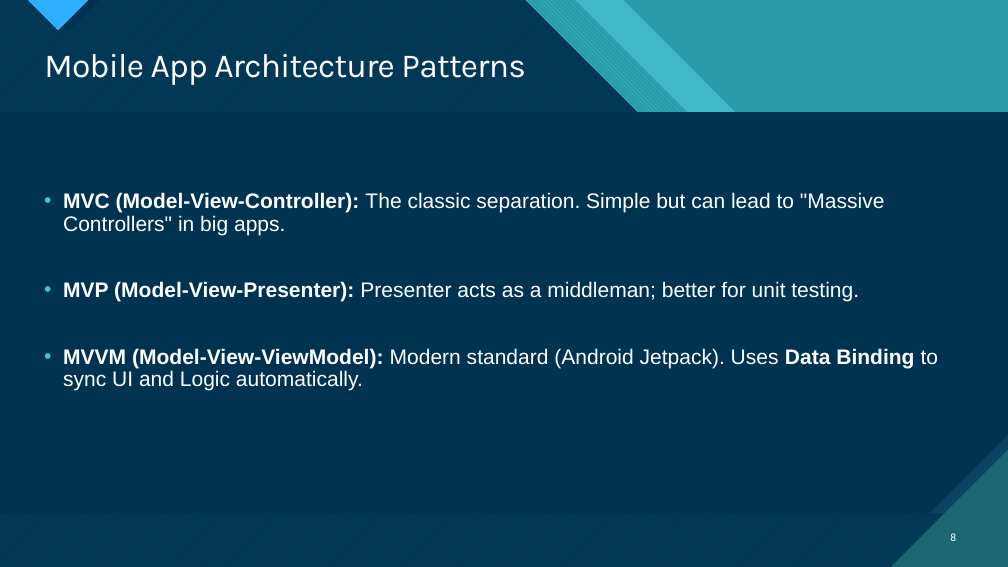
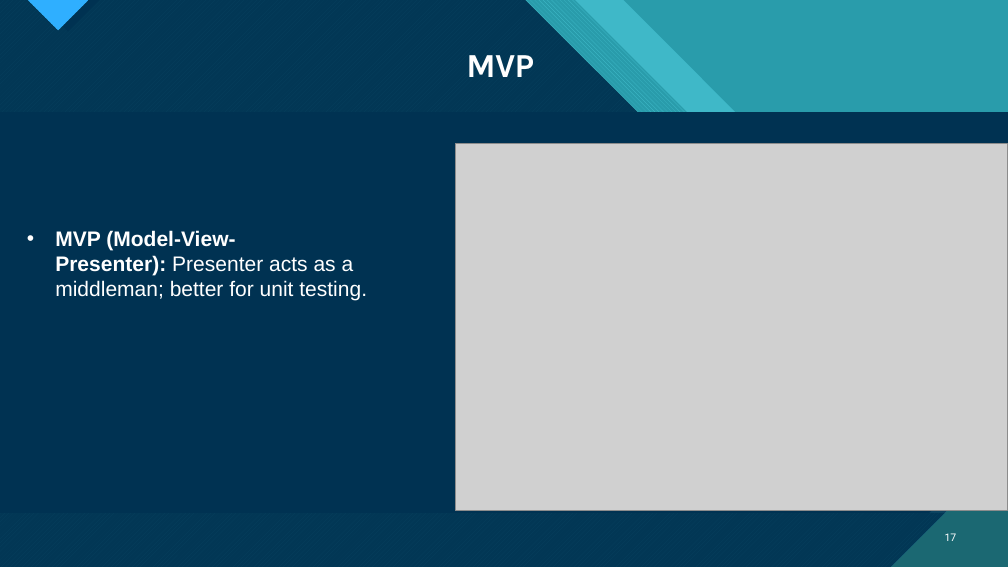
Before and after one commit to kelseafunwi/Group11SchoolWork, a slide deck: slide 17 of Task 1/Task 1 Mobile App Development.pptx (slide 8 before the commit). Drawn at 1008x567 pixels with LibreOffice and Linux fonts; fonts in the diff are those of the drawing; grey boxes stand for pictures. Boxes give left, top, right and bottom in pixels: in the first picture for what was removed or moved away, otherwise in the second. Text is boxed around its words. In the diff, an @@ line names an element or a change of style, - is before the commit and + after.

```diff
--- a/Task 1/Task 1 Mobile App Development.pptx
+++ b/Task 1/Task 1 Mobile App Development.pptx
@@ title at (466,55,534,77): text changed; bold on @@
-Mobile App Architecture Patterns
+MVP
@@ picture added at (455,143,1007,510) @@
@@ text removed at (63,192,939,391) @@
-• MVC (Model-View-Controller): The classic separation. Simple but can lead to "Massive Controllers" in big apps.
-• MVP (Model-View-Presenter): Presenter acts as a middleman; better for unit testing.
-• MVVM (Model-View-ViewModel): Modern standard (Android Jetpack). Uses Data Binding to sync UI and Logic automatically.
@@ text added at (55,230,367,301), 20 pt, text #FFFFFF @@
+• MVP (Model-View-Presenter): Presenter acts as a middleman; better for unit testing.
@@ page number at (945,533,957,541): text changed @@
-8
+17
```
Also in this commit, not shown: 4 other slides changed, 11 slides added, 1 slide removed.
